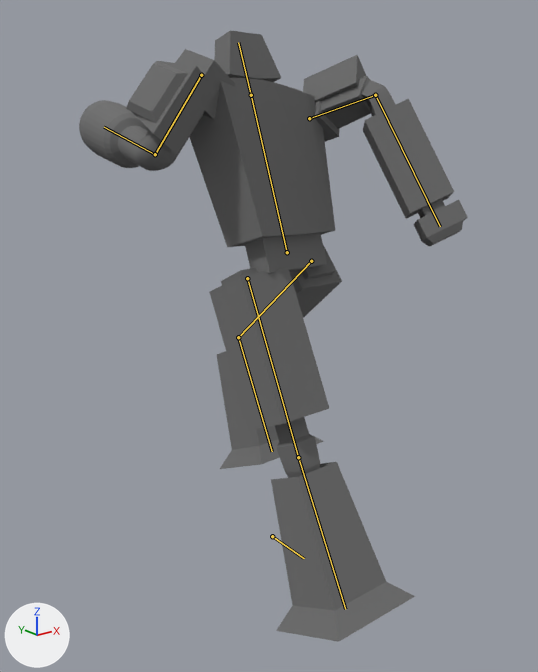
Two versions of the Blender file project/models/robot.blend, one commit apart.
Rendered twice from a 50 mm camera at (-0.95, -1.129, 0.959) aimed at (-0.024, 0.029, 0.495). The axes (+X, +Y, +Z) are drawn at lower left. The lights are the same throughout. Both versions are drawn at frame 1 of the action 'Run'; the numbers are the values there. The bones that bend it are drawn over the model as lines.

In view in the first picture: 'robot'.
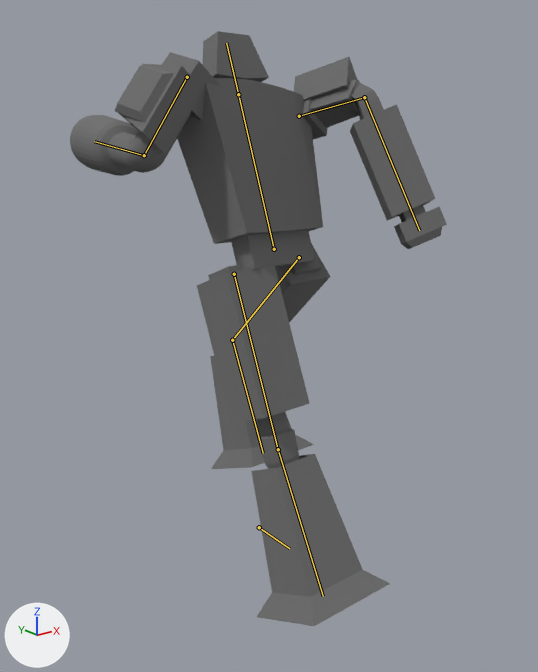
What differs and where, as boxes (x1, y1, x2, y2) in the pictures (538 x 672 px):
'robot', posed
    before: (79, 30, 468, 642)
    after: (70, 31, 447, 626)
bone 'root', root to tip
    before: (272, 536) to (304, 558)
    after: (259, 527) to (289, 548)
bone 'body', root to tip
    before: (287, 252) to (251, 95)
    after: (274, 249) to (238, 94)
bone 'shoulder_r', root to tip
    before: (201, 75) to (155, 154)
    after: (187, 77) to (144, 155)
bone 'arm_r', root to tip
    before: (155, 154) to (104, 127)
    after: (144, 155) to (94, 141)
bone 'shoulder_l', root to tip
    before: (309, 118) to (375, 95)
    after: (299, 116) to (364, 97)
bone 'arm_l', root to tip
    before: (375, 95) to (440, 226)
    after: (364, 97) to (419, 230)
bone 'thigh_r', root to tip
    before: (247, 278) to (298, 457)
    after: (234, 274) to (278, 449)
bone 'leg_r', root to tip
    before: (298, 457) to (345, 609)
    after: (278, 449) to (323, 596)
bone 'thigh_l', root to tip
    before: (311, 261) to (238, 337)
    after: (299, 257) to (232, 340)
bone 'leg_l', root to tip
    before: (238, 337) to (272, 451)
    after: (232, 340) to (263, 453)

Edits to the bpy script that builds the scene:
```text
Change bone_root:
    where bone_root = bpy.data.objects['Armature'].pose.bones['root']
    bone_root.location: (0.0, 0.0, 0.0) -> (0.0, -0.05, 0.0)
Change bone_body:
    where bone_body = bpy.data.objects['Armature'].pose.bones['body']  # child of 'root'
    bone_body.location: (0.0, -0.027, 0.0) -> (0.0, -0.025, 0.009)
    bone_body.rotation_quaternion: (0.973, -0.175, 0.148, -0.021) -> (0.973, -0.175, 0.134, -0.019)  # degrees (-21, 16, -6) -> degrees (-21, 15, -5)
Change bone_shoulder_r:
    where bone_shoulder_r = bpy.data.objects['Armature'].pose.bones['shoulder_r']  # child of 'body'
    bone_shoulder_r.location: (0.011, 0.02, 0.021) -> (0.009, 0.021, 0.021)
    bone_shoulder_r.rotation_quaternion: (0.808, -0.21, -0.237, 0.497) -> (0.802, -0.169, -0.219, 0.483)  # degrees (-36, -10, 66) -> degrees (-31, -11, 65)
Change bone_arm_r:
    where bone_arm_r = bpy.data.objects['Armature'].pose.bones['arm_r']  # child of 'shoulder_r'
    bone_arm_r.rotation_quaternion: (0.664, -0.596, -0.169, 0.418) -> (0.67, -0.585, -0.162, 0.422)  # degrees (-76, 16, 52) -> degrees (-74, 16, 52)
Change bone_shoulder_l:
    where bone_shoulder_l = bpy.data.objects['Armature'].pose.bones['shoulder_l']  # child of 'body'
    bone_shoulder_l.location: (0.036, 0.032, 0.014) -> (0.034, 0.032, 0.014)
    bone_shoulder_l.rotation_quaternion: (0.684, 0.69, -0.149, -0.183) -> (0.69, 0.649, -0.131, -0.198)  # degrees (90, 3, -27) -> degrees (85, 5, -28)
Change bone_arm_l:
    where bone_arm_l = bpy.data.objects['Armature'].pose.bones['arm_l']  # child of 'shoulder_l'
    bone_arm_l.rotation_quaternion: (0.782, -0.348, 0.007, -0.517) -> (0.777, -0.359, 0.014, -0.513)  # degrees (-36, -20, -60) -> degrees (-38, -20, -60)
Change bone_thigh_r:
    where bone_thigh_r = bpy.data.objects['Armature'].pose.bones['thigh_r']  # child of 'root'
    bone_thigh_r.location: (0.0, 0.027, 0.0) -> (0.0, 0.025, 0.007)
    bone_thigh_r.rotation_quaternion: (0.974, 0.228, 0.001, 0.0) -> (0.971, 0.198, 0.0, 0.0)  # degrees (26, 0, 0) -> degrees (23, 0, 0)
Change bone_leg_r:
    where bone_leg_r = bpy.data.objects['Armature'].pose.bones['leg_r']  # child of 'thigh_r'
    bone_leg_r.rotation_quaternion: (1.0, 0.0, 0.0, 0.0) -> (0.991, 0.028, 0.0, 0.0)  # degrees (0, 0, 0) -> degrees (3, 0, 0)
Change bone_thigh_l:
    where bone_thigh_l = bpy.data.objects['Armature'].pose.bones['thigh_l']  # child of 'root'
    bone_thigh_l.location: (-0.001, 0.024, -0.038) -> (-0.001, 0.022, -0.028)
    bone_thigh_l.rotation_quaternion: (0.912, -0.411, 0.001, 0.0) -> (0.915, -0.381, 0.001, 0.0)  # degrees (-49, 0, 0) -> degrees (-45, 0, 0)
Change bone_leg_l:
    where bone_leg_l = bpy.data.objects['Armature'].pose.bones['leg_l']  # child of 'thigh_l'
    bone_leg_l.rotation_quaternion: (0.798, 0.602, 0.002, 0.002) -> (0.813, 0.554, 0.002, 0.002)  # degrees (74, 0, 0) -> degrees (69, 0, 0)
```
